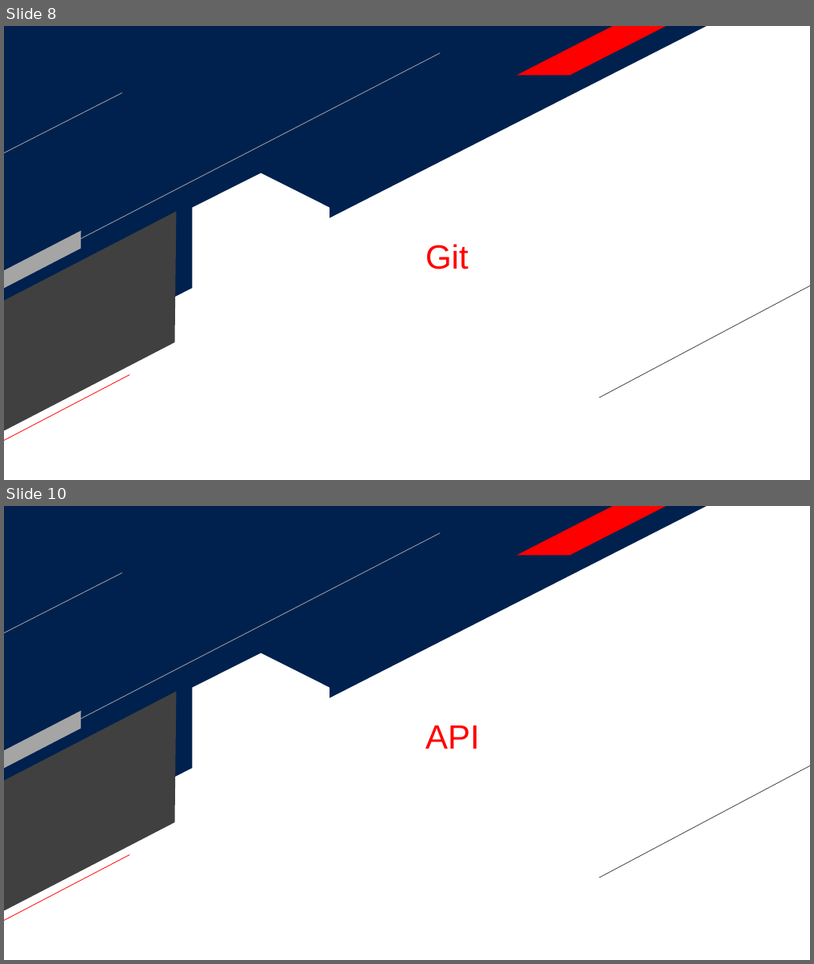
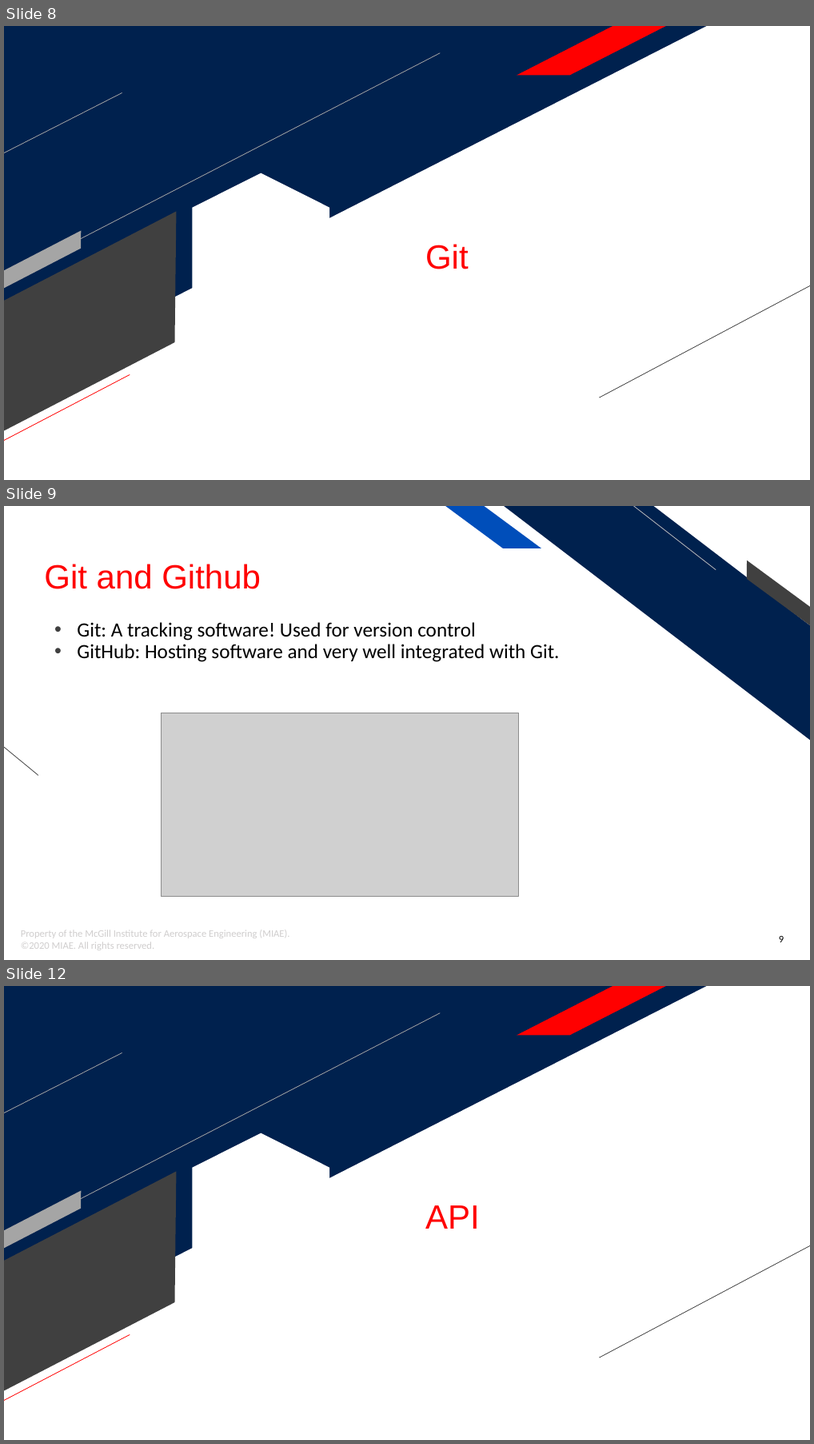
Before and after one commit to mowglu/MIAE-Python, a slide deck: Python Tutorial - MIAE.pptx. Shown one above the other, each under a label of ours: slides 8 and 10 before the commit, slides 8, 9 and 12 after it; the slides between them are not shown. The pictures are 814x964 and 814x1444 pixels, drawn with LibreOffice and Linux fonts; fonts in the diff are those of the drawing; grey boxes stand for pictures; background and template pictures are left out. Boxes give left, top, right and bottom in pixels: in the first picture for what was removed or moved away, otherwise in the second. Text is boxed around its words. In the diff, an @@ line names an element or a change of style, - is before the commit and + after.

```diff
--- a/Python Tutorial - MIAE.pptx
+++ b/Python Tutorial - MIAE.pptx
@@ slide 9 added at (4, 506, 810, 960), background #FFFFFF @@
@@ parallelogram added at (446, 506, 542, 548), fill #004EBA @@
@@ diag stripe added at (504, 506, 810, 740), fill #00214E @@
@@ line added from (717, 569) to (634, 506), #BFBFBF 0.75 pt @@
@@ title added at (44, 564, 261, 589), 40 pt, text #FF0000 @@
+Git and Github
@@ parallelogram added at (738, 560, 810, 625), fill #404040 @@
@@ text added at (77, 622, 559, 662), 24 pt, text #000000 @@
+• Git: A tracking software! Used for version control
+• GitHub: Hosting software and very well integrated with Git.
@@ picture added at (162, 712, 519, 896) @@
@@ line added from (130, 850) to (4, 746), #404040 0.75 pt @@
@@ text added at (21, 930, 290, 950), 12 pt, text #D0CECE @@
+Property of the McGill Institute for Aerospace Engineering (MIAE).
+©2020 MIAE. All rights reserved.
@@ page number added at (779, 936, 784, 942), 12 pt, text #000000 @@
+9
@@ what was slide 10 is now slide 12 @@
```
Also in this commit, not shown: 7 slides changed, 2 other slides added, 1 slide removed.
